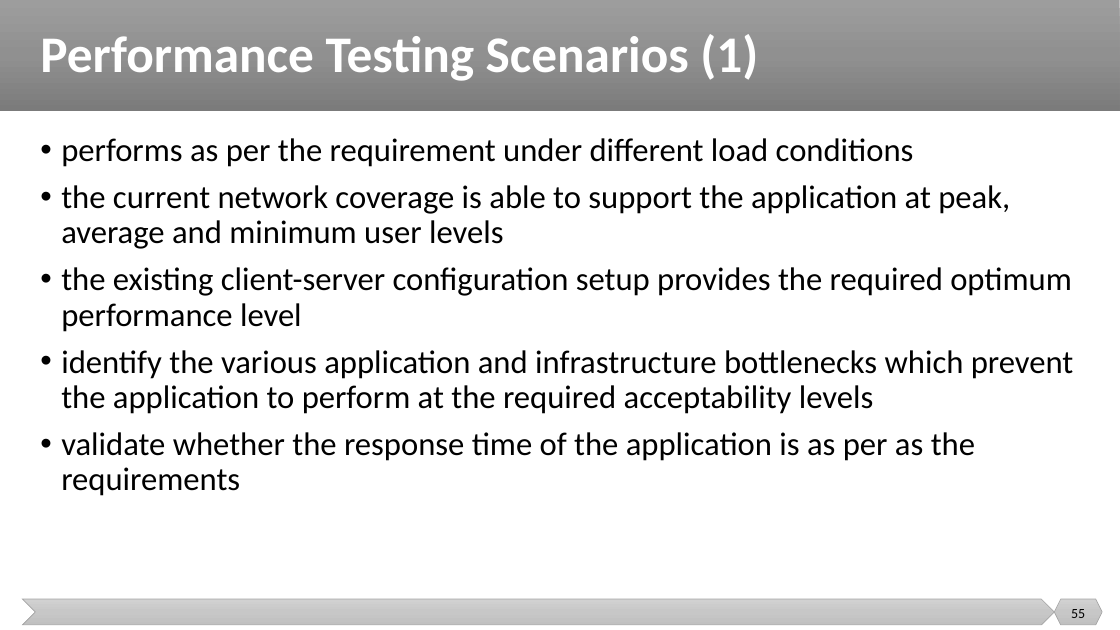
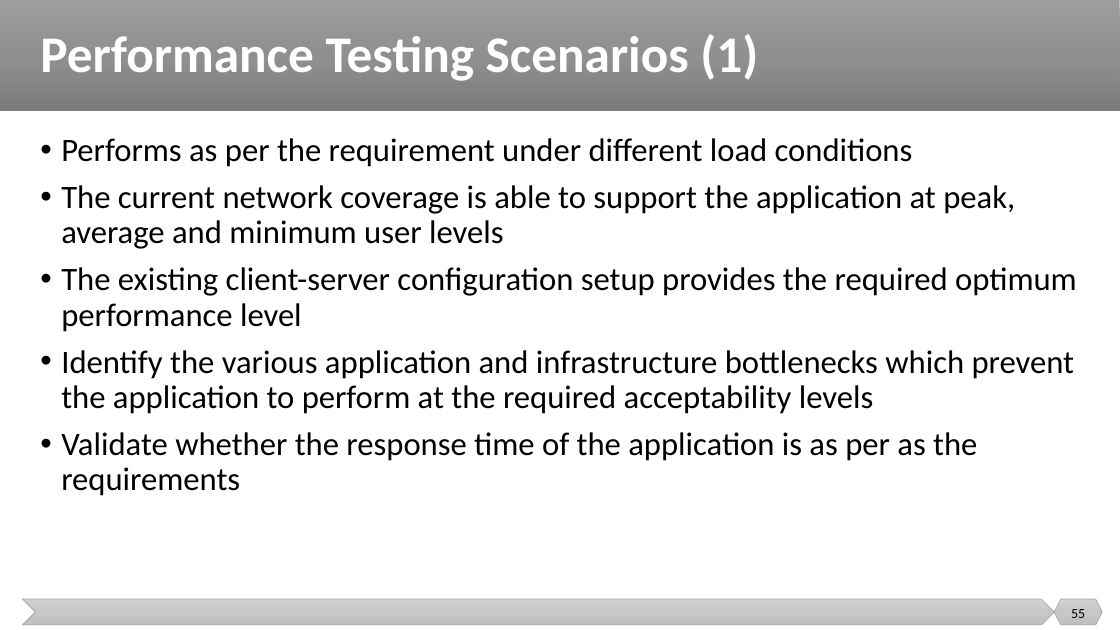
Before and after one commit to malenezi/malenezi, a slide deck: slide 55 of new_SE401/Lectures/10-Advanced Topics/Advanced Topics.pptx. Drawn at 1120x630 pixels with LibreOffice and Linux fonts; fonts in the diff are those of the drawing. Boxes give left, top, right and bottom in pixels: in the first picture for what was removed or moved away, otherwise in the second. Text is boxed around its words. In the diff, an @@ line names an element or a change of style, - is before the commit and + after.

```diff
--- a/new_SE401/Lectures/10-Advanced Topics/Advanced Topics.pptx
+++ b/new_SE401/Lectures/10-Advanced Topics/Advanced Topics.pptx
@@ text at box(61, 138, 1077, 496): text changed @@
-• performs as per the requirement under different load conditions
-• the current network coverage is able to support the application at peak, average and minimum user levels
-• the existing client-server configuration setup provides the required optimum performance level
-• identify the various application and infrastructure bottlenecks which prevent the application to perform at the required acceptability levels
-• validate whether the response time of the application is as per as the requirements
+• Performs as per the requirement under different load conditions
+• The current network coverage is able to support the application at peak, average and minimum user levels
+• The existing client-server configuration setup provides the required optimum performance level
+• Identify the various application and infrastructure bottlenecks which prevent the application to perform at the required acceptability levels
+• Validate whether the response time of the application is as per as the requirements
```
Also in this commit, not shown: 20 other slides changed, 3 slides added, 2 other files.
